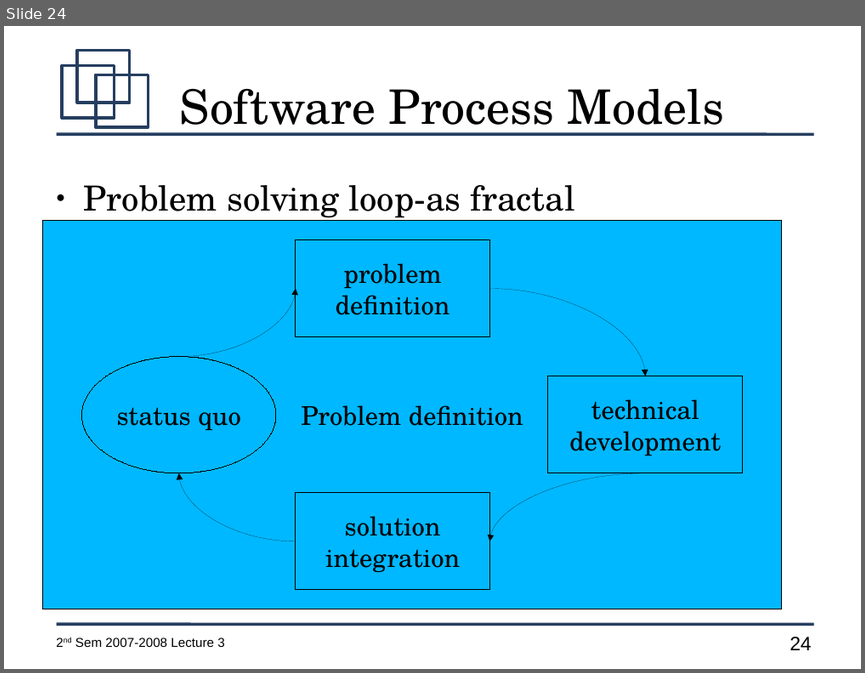
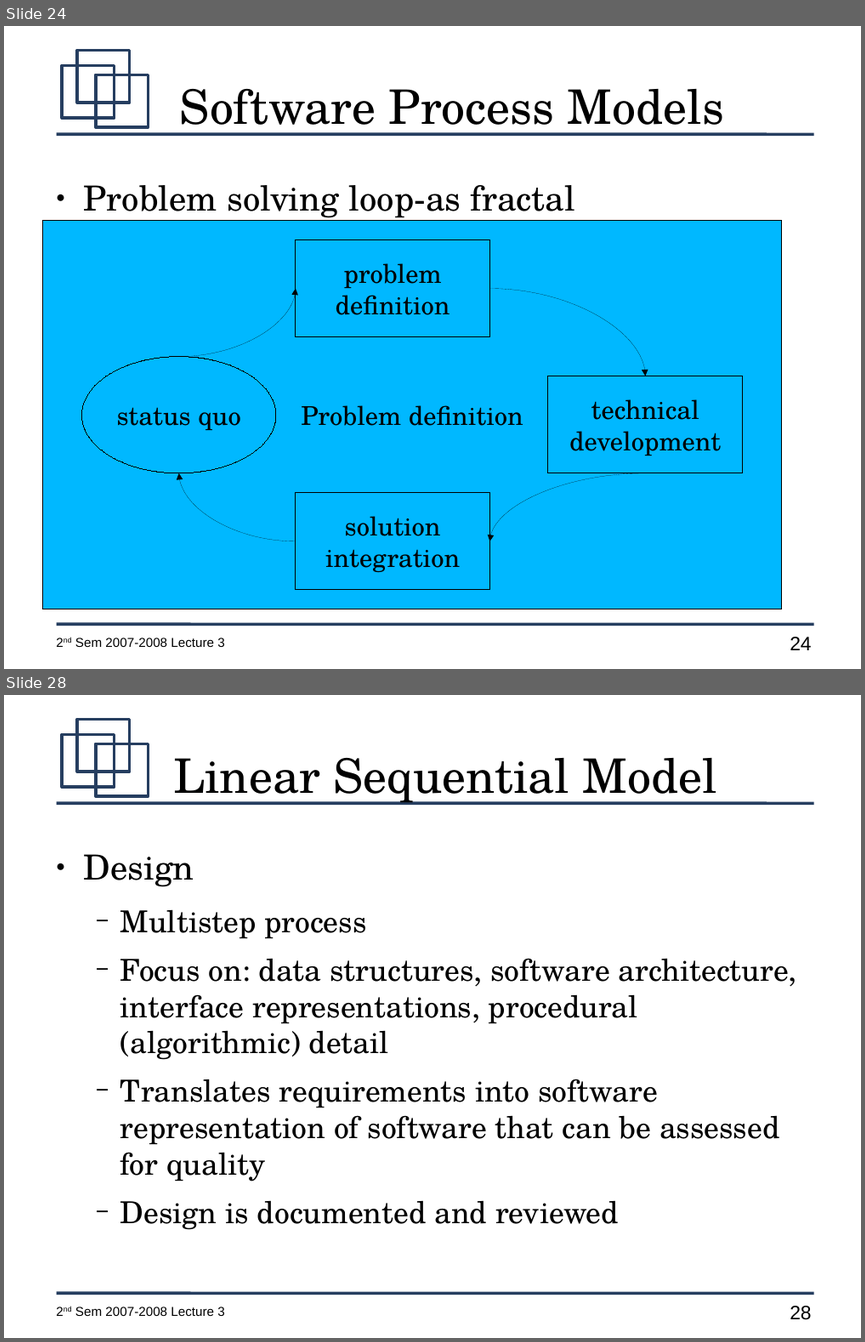
Before and after one commit to jachermocilla/jach-homepage, a slide deck: CMSC128-2nd-Sem-2007-L3.odp. Shown one above the other, each under a label of ours: slide 24 before the commit, slides 24 and 28 after it; the slides between them are not shown. The pictures are 865x673 and 865x1342 pixels, drawn with LibreOffice and Linux fonts; fonts in the diff are those of the drawing. Boxes give left, top, right and bottom in pixels: in the first picture for what was removed or moved away, otherwise in the second. Text is boxed around its words. In the diff, an @@ line names an element or a change of style, - is before the commit and + after.

```diff
--- a/CMSC128-2nd-Sem-2007-L3.odp
+++ b/CMSC128-2nd-Sem-2007-L3.odp
@@ slide 28 added at (x1=4, y1=695, x2=861, y2=1338), background #FFFFFF; not listed: 7 template elements that a slide beside it also shows @@
@@ title added at (x1=173, y1=758, x2=717, y2=805), 44 pt, text #000000 @@
+Linear Sequential Model
@@ text added at (x1=84, y1=854, x2=797, y2=1230), 28 pt, text #000000 @@
+● Design
+  − Multistep process
+  − Focus on: data structures, software architecture, interface representations, procedural (algorithmic) detail
+  − Translates requirements into software representation of software that can be assessed for quality
+  − Design is documented and reviewed
```
Also in this commit, not shown: 5 other slides added.
